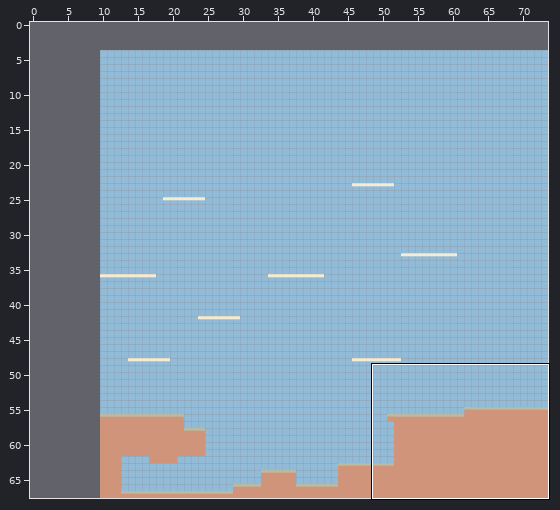
Tiled map (JSON), stored at assets/tilemaps/map02.json. Above, an overview of the earlier version with the close-up marked.
Close-up. Before the edit:
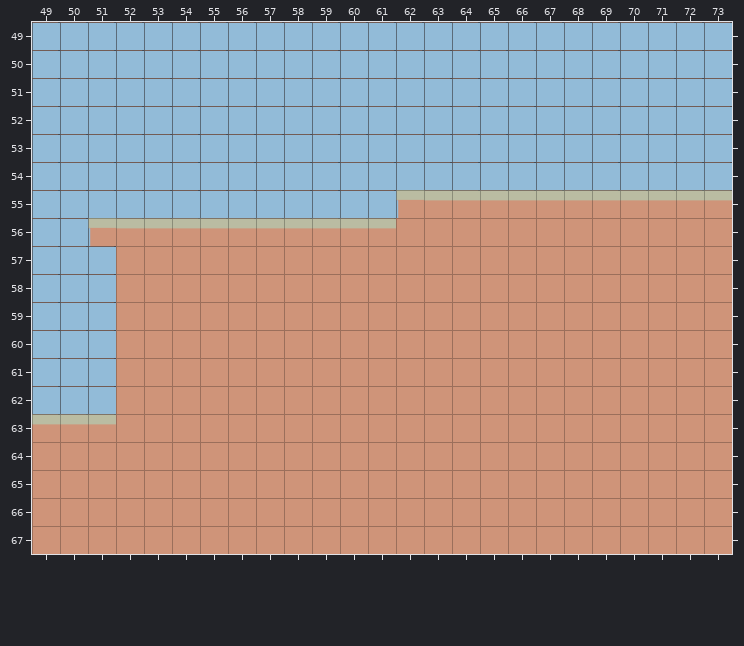
Cells are 64x64 px. Shown: x 49..73, y 49..67. The commit also changed other parts of the map, which this record leaves out. The old version is drawn lined up with the new one.
The same view after the edit:
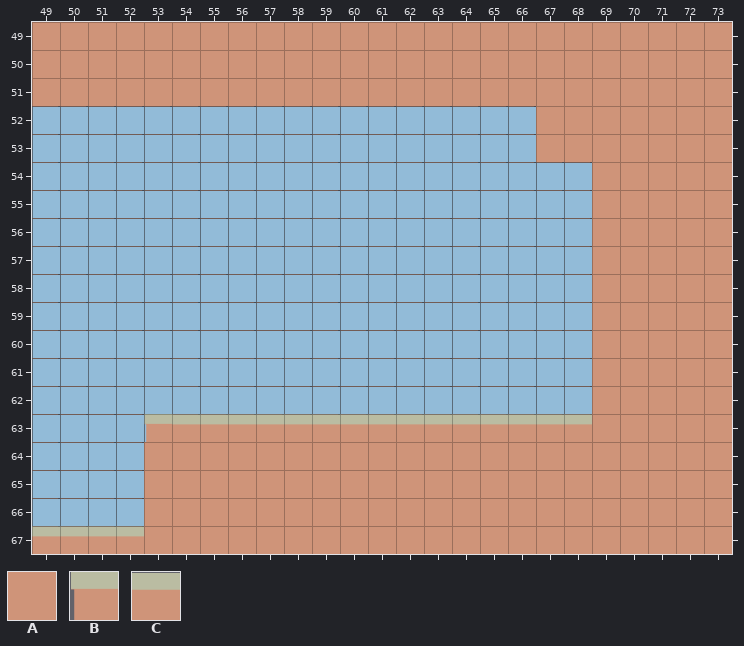
Key: from "proto_sheet": A 0, B 1, C 2.
_ is an empty cell.
The exact change:
map size 64x64 -> 74x68 cells (old content now starts at 10,4; both pictures use the new coordinates)
Layer "ground":
The author changed tile C to tile A in row 55 at x 69 to 73.
Tile A now appears in rows 49 to 51 at x 49 to 73; in rows 52 to 53 at x 67 to 73; in row 54 at x 69 to 73.
The author changed tile A to tile B in row 63 at x 53.
The author changed tile A to tile C in row 63 at x 54 to 68; in row 67 at x 49 to 52.
The edit erases tile A in row 56 at x 62 to 68; in rows 57 to 62 at x 52 to 68; in row 63 at x 52; in rows 64 to 66 at x 49 to 52.
The edit erases tile B in row 55 at x 62; in row 56 at x 51.
The edit erases tile C in row 55 at x 63 to 68; in row 56 at x 52 to 61; in row 63 at x 49 to 51.
Where, in picture pixels (left, top, right, bottom), the same in both close-ups:
changed: (32, 22, 732, 537)
